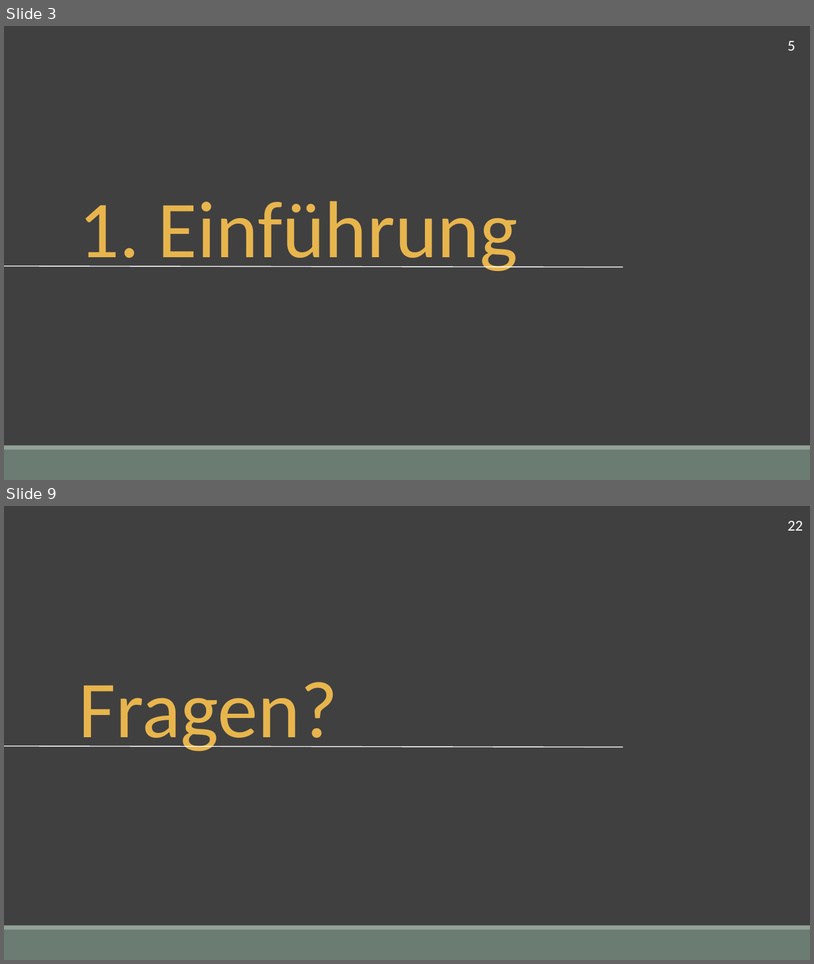
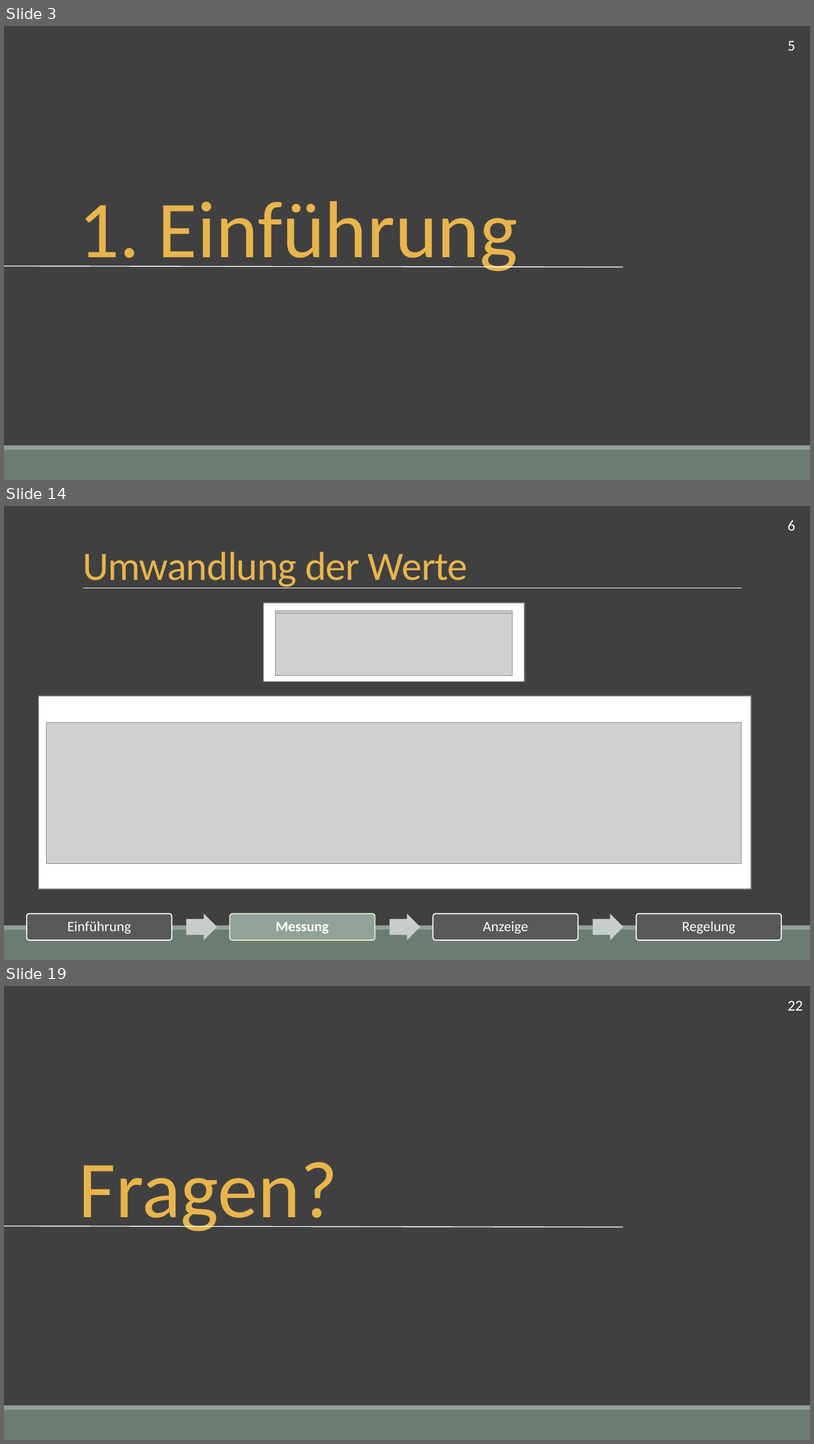
Before and after one commit to fluoxa/funWithFan, a slide deck: CS14FunWithLuefter/Vortrag/Thermoluefter.pptx. Shown one above the other, each under a label of ours: slides 3 and 9 before the commit, slides 3, 14 and 19 after it; the slides between them are not shown. The pictures are 814x964 and 814x1444 pixels, drawn with LibreOffice and Linux fonts; fonts in the diff are those of the drawing; grey boxes stand for pictures. Boxes give left, top, right and bottom in pixels: in the first picture for what was removed or moved away, otherwise in the second. Text is boxed around its words. In the diff, an @@ line names an element or a change of style, - is before the commit and + after.

```diff
--- a/CS14FunWithLuefter/Vortrag/Thermoluefter.pptx
+++ b/CS14FunWithLuefter/Vortrag/Thermoluefter.pptx
@@ slide 14 added at (4,506,810,960), background #404040; not listed: 2 template elements that a slide beside it also shows @@
@@ text added at (788,520,796,531), 18 pt, text #FFFFFF @@
+6
@@ title added at (83,552,468,588), 48 pt, text #E8B54D @@
+Umwandlung der Werte
@@ line added from (83, 588) to (743, 588), #FFFFFF 0.5 pt @@
@@ rectangle added at (264,603,525,682), fill #FFFFFF, outline #6D7871 1.25 pt @@
@@ picture added at (276,610,513,673) @@
@@ picture added at (276,613,513,676) @@
@@ rectangle added at (38,696,752,889), fill #FFFFFF, outline #6D7871 1.25 pt @@
@@ picture added at (47,723,742,864) @@
@@ group added at (26,913,782,940): 4 rounded rectangles, 4 texts, 3 right arrows @@
+Einführung
+Messung
+Anzeige
+Regelung
@@ what was slide 9 is now slide 19 @@
```
Also in this commit, not shown: 6 slides changed, 9 other slides added, 6 other files.
